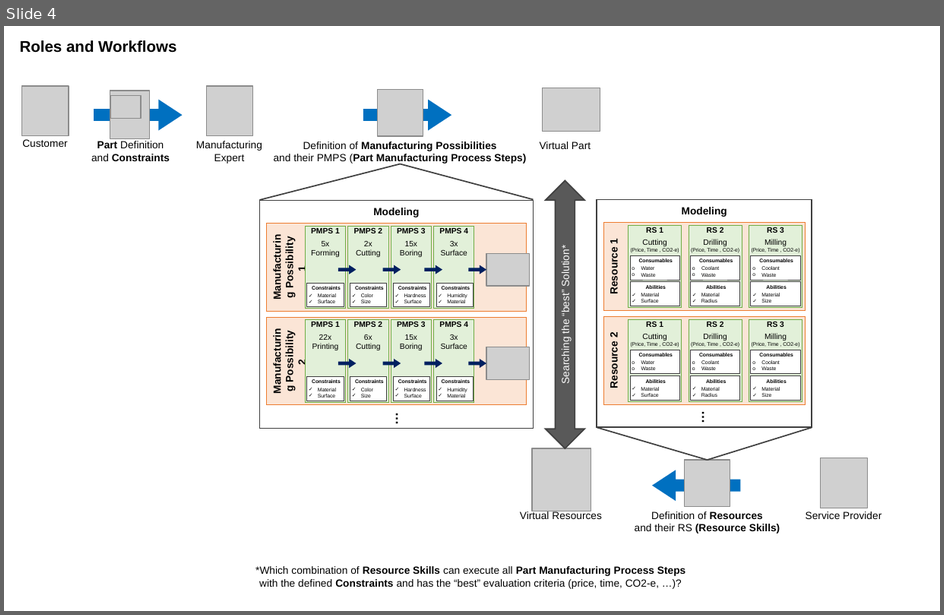
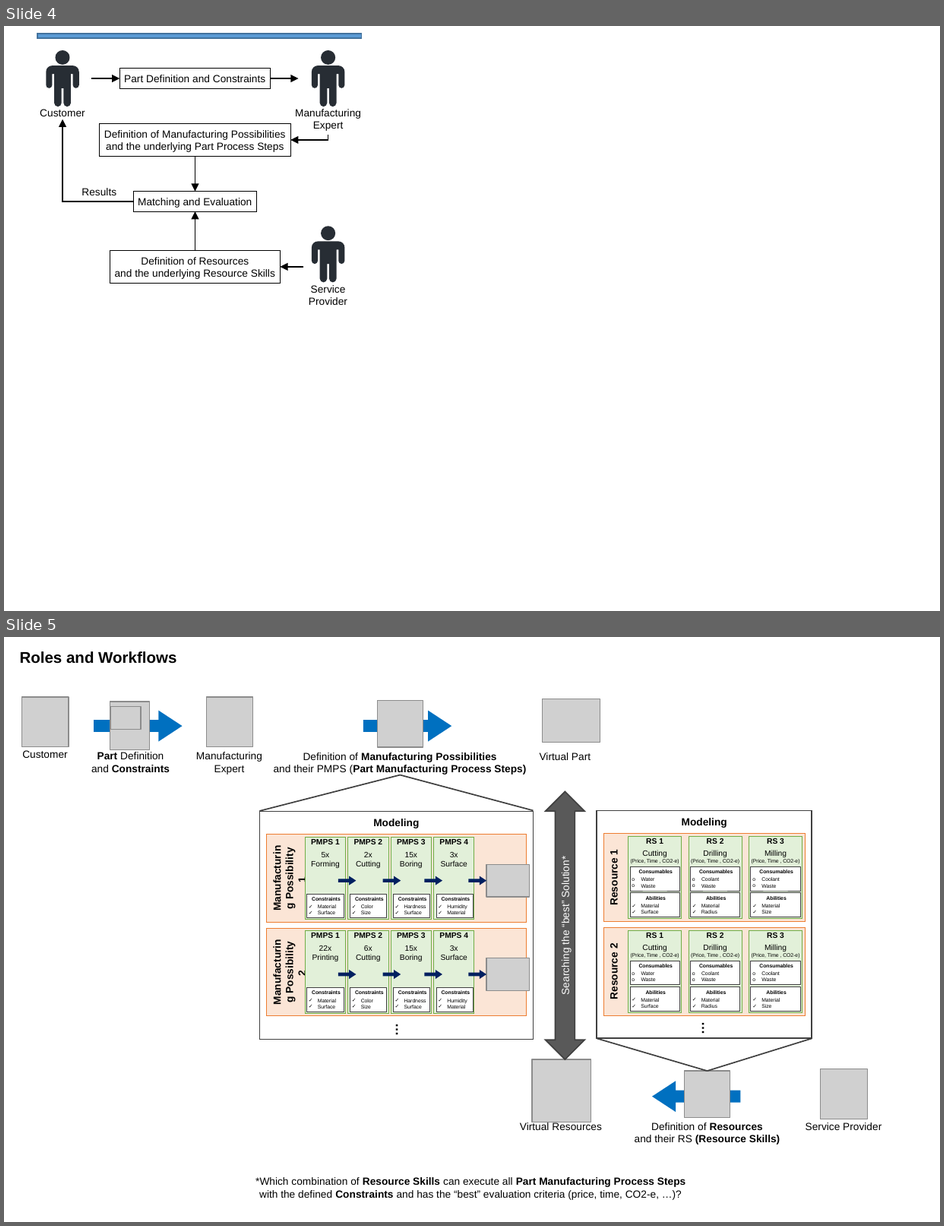
Before and after one commit to iswunistuttgart/plafosus, a slide deck: docs/docu_v1.pptx. Shown one above the other, each under a label of ours: slide 4 before the commit, slides 4 and 5 after it. The pictures are 944x615 and 944x1226 pixels, drawn with LibreOffice and Linux fonts; fonts in the diff are those of the drawing; grey boxes stand for pictures; background and template pictures are left out. Boxes give left, top, right and bottom in pixels: in the first picture for what was removed or moved away, otherwise in the second. Text is boxed around its words. In the diff, an @@ line names an element or a change of style, - is before the commit and + after.

```diff
--- a/docs/docu_v1.pptx
+++ b/docs/docu_v1.pptx
@@ slide 4 added at (4,26,940,611), background #FFFFFF @@
@@ rectangle added at (37,34,362,38), fill #5B9BD5, outline #43739E 1 pt @@
@@ freeform shape added at (46,50,79,107), fill #272D34 @@
@@ rectangle added at (120,68,271,88), outline #000000 0.75 pt, 8 pt, text #000000 @@
+Part Definition and Constraints
@@ freeform shape added at (312,50,344,107), fill #272D34 @@
@@ arrow added from (92, 78) to (120, 78), #000000 1 pt @@
@@ arrow added from (271, 78) to (299, 78), #000000 1 pt @@
@@ text added at (40,109,85,116), 8 pt, text #000000 @@
+Customer
@@ text added at (295,109,361,131), 8 pt, text #000000 @@
+Manufacturing
+Expert
@@ elbow arrow added from (133, 201) to (63, 119), #000000 1 pt @@
@@ rectangle added at (100,123,291,156), outline #000000 0.75 pt, 8 pt, text #000000 @@
+Definition of Manufacturing Possibilities
+and the underlying Part Process Steps
@@ elbow arrow added from (328, 135) to (291, 140), #000000 1 pt @@
@@ arrow added from (195, 156) to (195, 192), #000000 1 pt @@
@@ text added at (82,188,116,195), 8 pt, text #000000 @@
+Results
@@ rectangle added at (133,192,257,211), outline #000000 0.75 pt, 8 pt, text #000000 @@
+Matching and Evaluation
@@ arrow added from (195, 251) to (195, 211), #000000 1 pt @@
@@ freeform shape added at (312,227,344,283), fill #272D34 @@
@@ rectangle added at (110,251,280,284), outline #000000 0.75 pt, 8 pt, text #000000 @@
+Definition of Resources
+and the underlying Resource Skills
@@ arrow added from (303, 267) to (280, 267), #000000 1 pt @@
@@ text added at (309,285,348,305), 8 pt, text #000000 @@
+Service
+Provider
@@ what was slide 4 is now slide 5 @@
```
Also in this commit, not shown: 1 slide changed, 1 slide removed, 8 other files.
